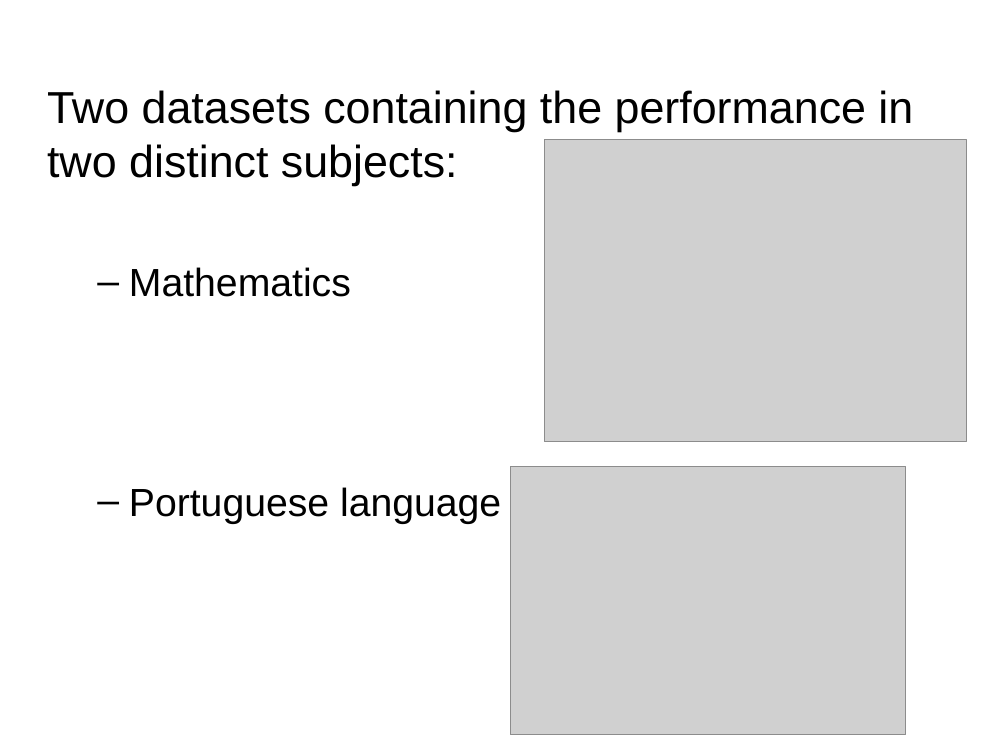
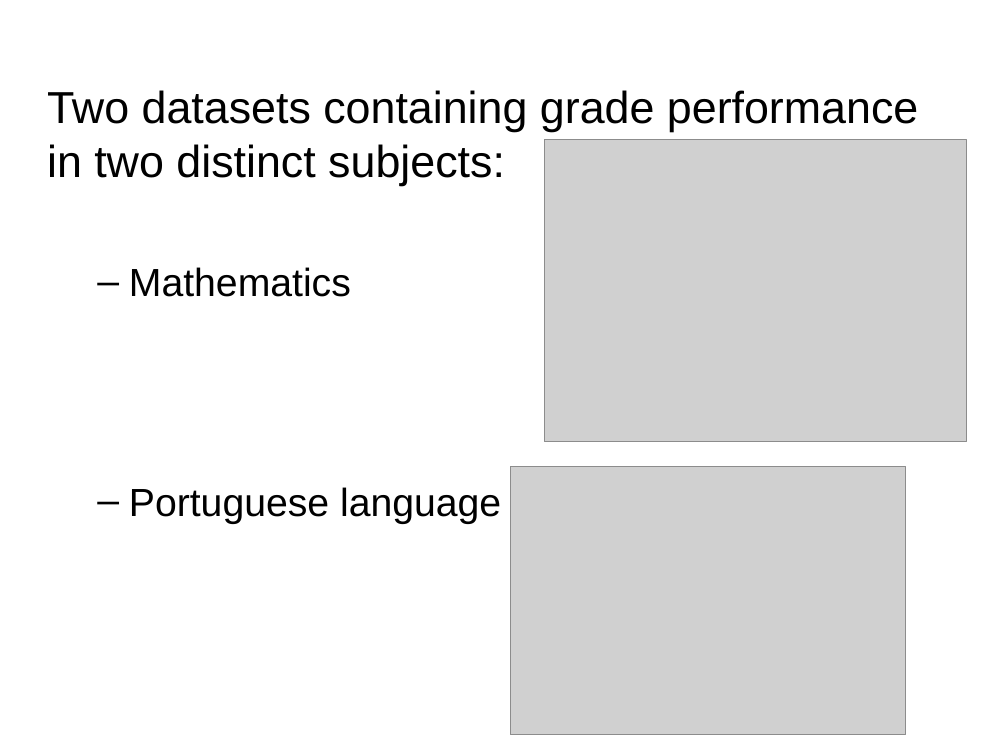
Before and after one commit to cfrandall2/CarolynProject, a slide deck: slide 2 of Carolyn_Randall_DSProject.pptx (slide 3 before the commit). Drawn at 1008x756 pixels with LibreOffice and Linux fonts; fonts in the diff are those of the drawing; grey boxes stand for pictures. Boxes give left, top, right and bottom in pixels: in the first picture for what was removed or moved away, otherwise in the second. Text is boxed around its words. In the diff, an @@ line names an element or a change of style, - is before the commit and + after.

```diff
--- a/Carolyn_Randall_DSProject.pptx
+++ b/Carolyn_Randall_DSProject.pptx
@@ text at [47,90,918,186]: text changed @@
-Two datasets containing the performance in two distinct subjects:
+Two datasets containing grade performance in two distinct subjects:
```
Also in this commit, not shown: 3 other slides changed, 1 slide removed.
